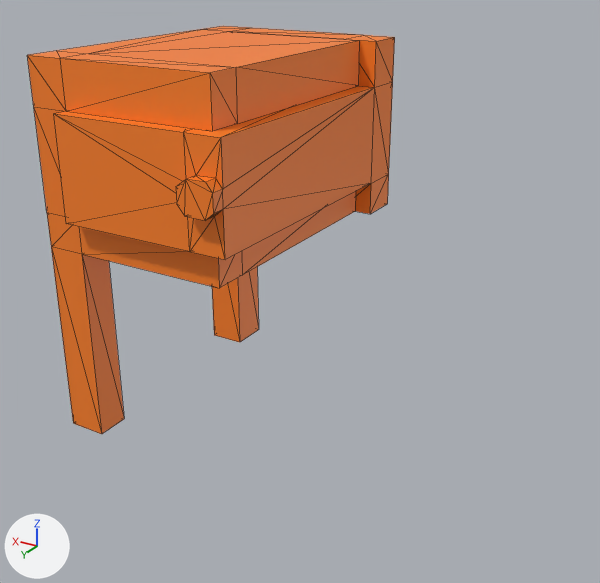
Renders of the COLLADA model Models/Structures/mesita.dae from each side of a commit.
The view is the same before and after, from a 50 mm camera at (-21.8, 29.6, 25.5) aimed at (-0.4, -6.0, 7.7). Every picture has the same lights, and +X, +Y and +Z are marked at lower left. Mesh edges are drawn as thin lines.
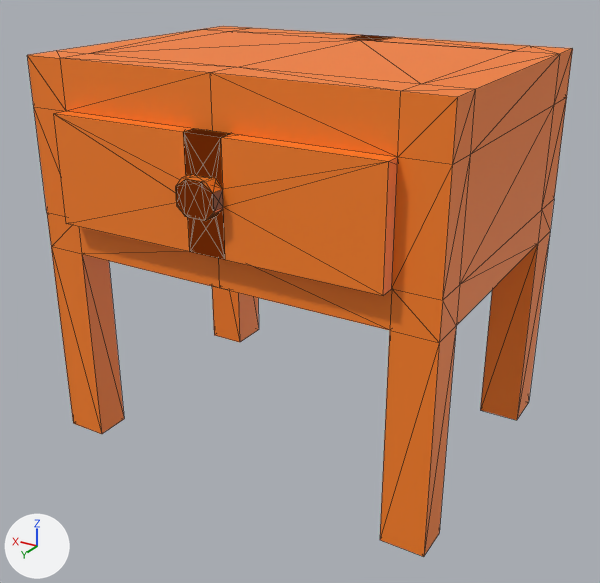
Edits to the bpy script that builds the scene:
```text
Add img_tablematerial_png_001_png:
    img_tablematerial_png_001_png = load_image('TableMaterial.png.001.png', 'TableMaterial.png.001.png', 1024, 1024, 'sRGB')
Add mat_material_002:
    mat_material_002 = principled_material('Material.002')
    mat_material_002.texture = img_tablematerial_png_001_png
Change me_cube_001:
    used by ob_cube; location = (0.0, 0.0, 0.0)
    remove me_cube_001.from_pydata(...)  # 90 vertices, 176 faces; spans x -1.0..11.0, y -15.5..2.2, z -0.8..20.1
    add me_cube_001.from_pydata(...)  # 148 vertices, 344 faces; spans x -11.0..11.0, y -15.5..2.2, z -0.8..20.1
    me_cube_001 part 1
    24 vertices are added at x -11.0..1.0, y -15.5..1.5, z -0.8..20.1
    12 new vertices lie (-8.8, 0.0, 0.0) away from vertices in x 0.0, y -13.1..0.7, z 10.2..20.1
    8 new vertices lie (-2.2, 0.0, 0.0) away from vertices in x -8.8, y -13.1..0.7, z 10.2..20.1
    6 new vertices lie (-7.8, 0.0, 0.0) away from vertices in x -1.0, y -15.5..1.5, z 10.2..20.1
    8 new vertices lie (0.0, 0.7, 0.0) away from vertices in x -1.0..1.0, y 1.5, z 14.1..15.8
    168 new faces join them, mat_material_001 (picture img_tablematerial_png)
    me_cube_001 part 2: 176 faces spanning x -1.0..11.0, y -15.5..2.2, z -0.8..20.1 switch from mat_material_001 (picture img_tablematerial_png) to mat_material_002 (picture img_tablematerial_png_001_png)
Change ob_cube:
    ob_cube.scale: (1.0, 1.0, 1.0) -> (-1.0, 1.0, 1.0)
```

Location of each change, [x1, y1, x2, y2] in pixels of the pictures (600 x 583 px):
'Cube', reshaped, rescaled (48% wider, 30% taller)
    before: [27, 26, 395, 434]
    after: [27, 26, 573, 557]
part 1 of me_cube_001, added (orange)
    after: [27, 26, 392, 434]
part 2 of me_cube_001, recoloured (orange to brown)
    before: [58, 29, 395, 321]
    after: [176, 37, 573, 557]
